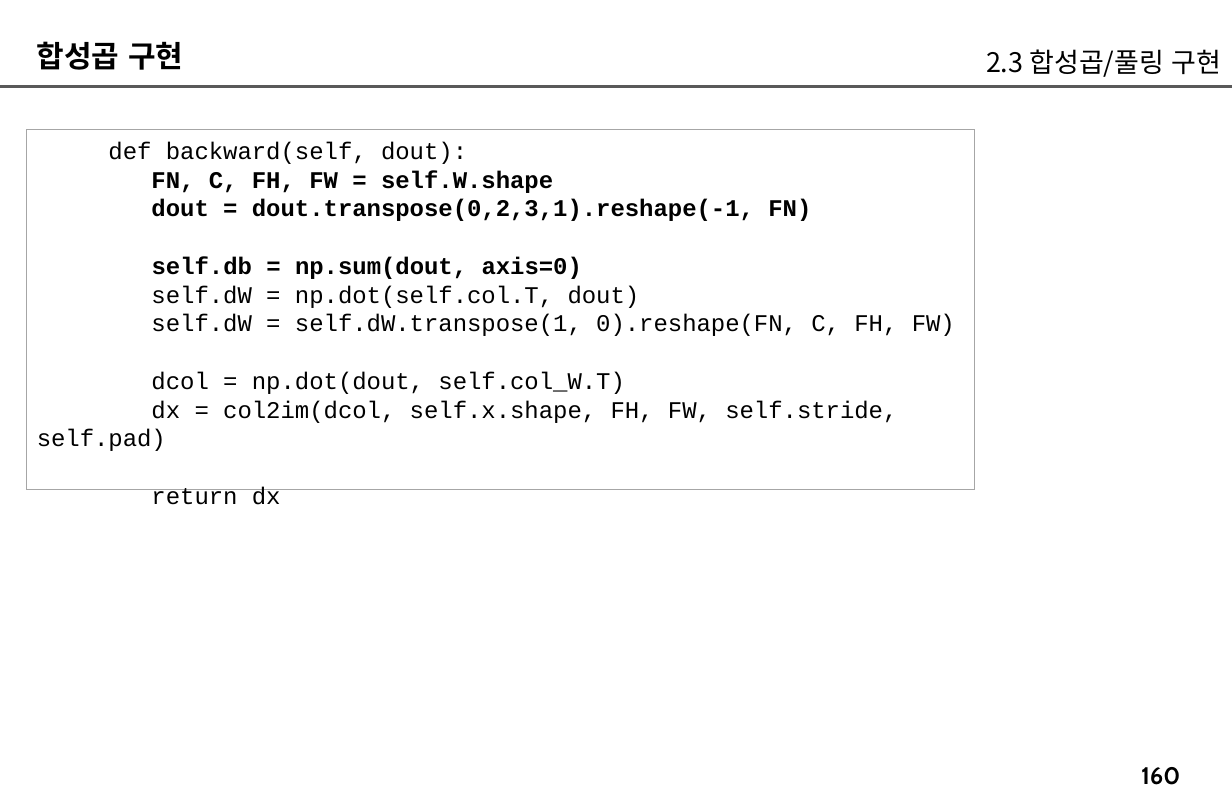
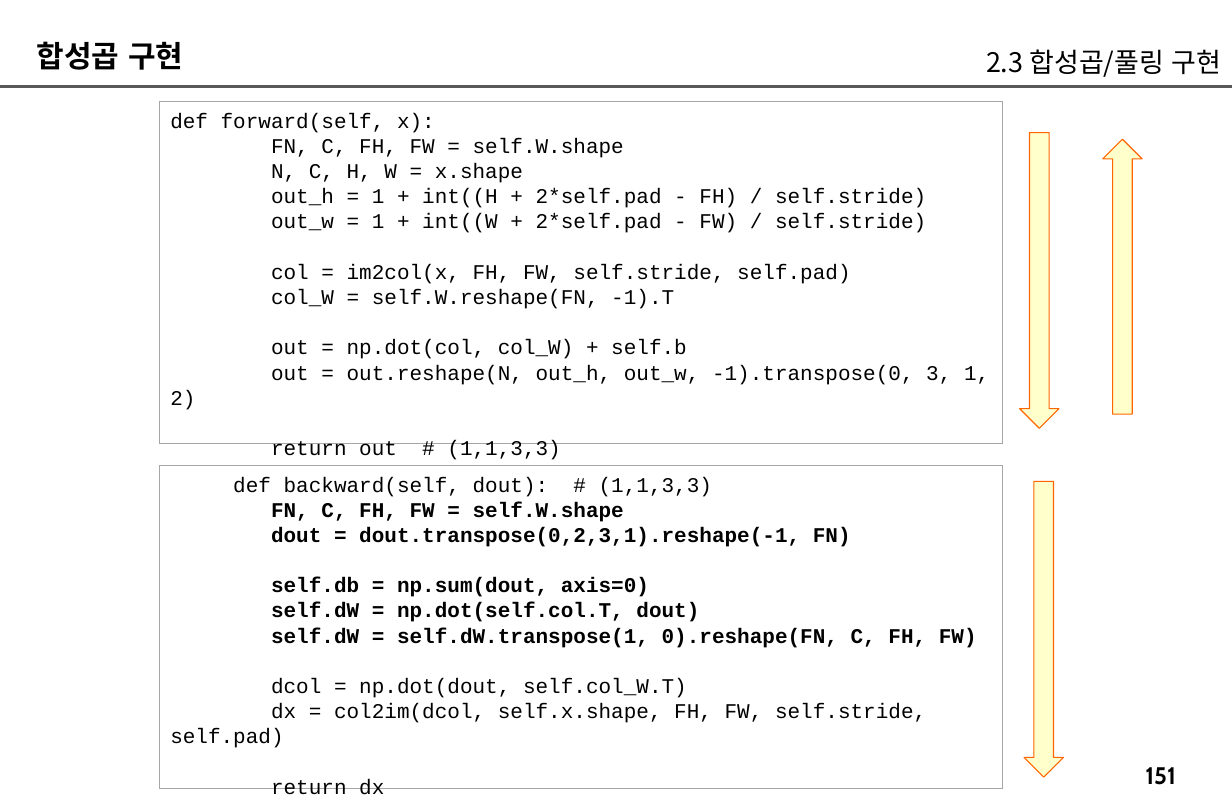
Before and after one commit to imguru-mooc/AI_CNN, a slide deck: slide 151 of CNN_판서.pptx (slide 160 before the commit). Drawn at 1232x809 pixels with LibreOffice and Linux fonts; fonts in the diff are those of the drawing. Boxes give left, top, right and bottom in pixels: in the first picture for what was removed or moved away, otherwise in the second. Text is boxed around its words. In the diff, an @@ line names an element or a change of style, - is before the commit and + after.

```diff
--- a/CNN_판서.pptx
+++ b/CNN_판서.pptx
@@ rectangle added at [160, 102, 1002, 443], outline #A6A6A6 0.75 pt, 14 pt, text #000000 @@
+def forward(self, x):
+FN, C, FH, FW = self.W.shape
+N, C, H, W = x.shape
+out_h = 1 + int((H + 2*self.pad - FH) / self.stride)
+out_w = 1 + int((W + 2*self.pad - FW) / self.stride)
+col = im2col(x, FH, FW, self.stride, self.pad)
+col_W = self.W.reshape(FN, -1).T
+out = np.dot(col, col_W) + self.b
+out = out.reshape(N, out_h, out_w, -1).transpose(0, 3, 1, 2)
+return out # (1,1,3,3)
@@ down arrow added at [1019, 133, 1058, 428], fill #FFFFCC, outline #FF6600 0.75 pt @@
@@ down arrow added at [1103, 139, 1141, 414], fill #FFFFCC, outline #FF6600 0.75 pt @@
@@ rectangle "def backward(self, dout): # (1,1,3,3)": place and size @@
-rectangle "def backward(self, dout): # (1,1,3,3)" at [26, 131, 974, 490]
+rectangle "def backward(self, dout): # (1,1,3,3)" at [160, 466, 1002, 790]
@@ text in rectangle at [233, 477, 712, 497]: text changed; size 16 to 14 pt @@
-def backward(self, dout):
+def backward(self, dout): # (1,1,3,3)
@@ text in rectangle at [170, 502, 977, 795]: size 16 to 14 pt in "FN, C, FH, FW = self.W.shape", "dout = dout.transpose(0,2,3,1).reshape(-1, FN)", "self.db = np.sum(dout, axis=0)", "self.dW = np.dot(self.col.T, dout)" and 4 more places; bold on in "self.dW = np.dot(self.col.T, dout)", "self.dW = self.dW.transpose(1, 0).reshape(FN, C, FH, FW)" @@
@@ down arrow added at [1024, 481, 1063, 777], fill #FFFFCC, outline #FF6600 0.75 pt @@
@@ page number at [1145, 767, 1175, 785]: text changed @@
-160
+151
```
Also in this commit, not shown: 44 other slides changed, 24 slides added, 9 slides removed, 1 other file.
